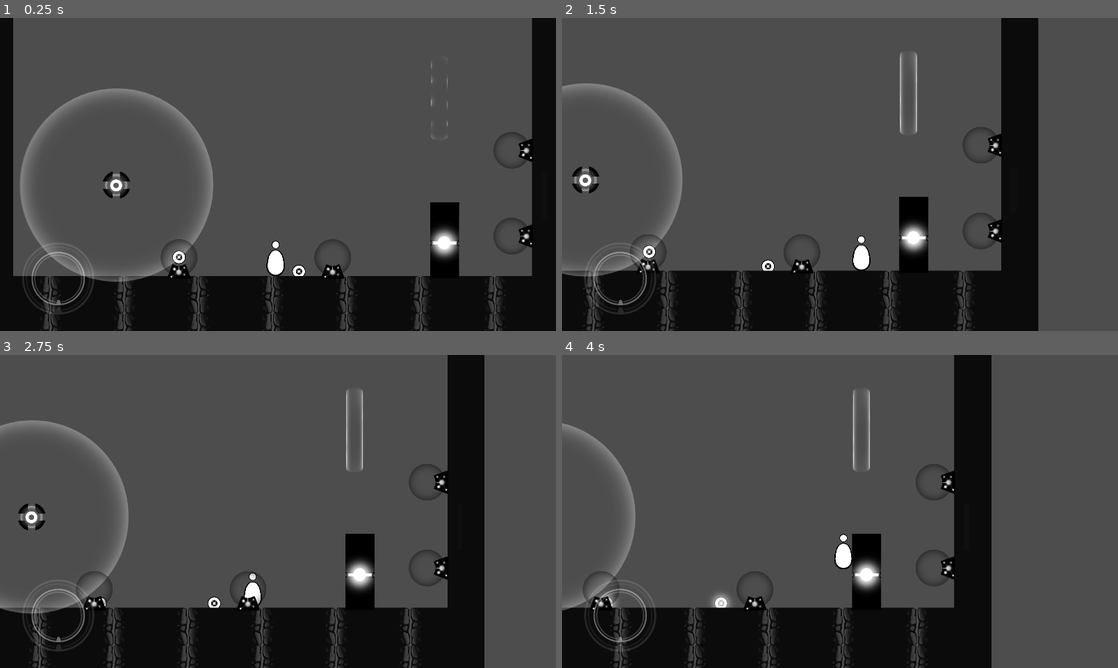
Above: before the commit, frames 1-4 (two rows, left to right).
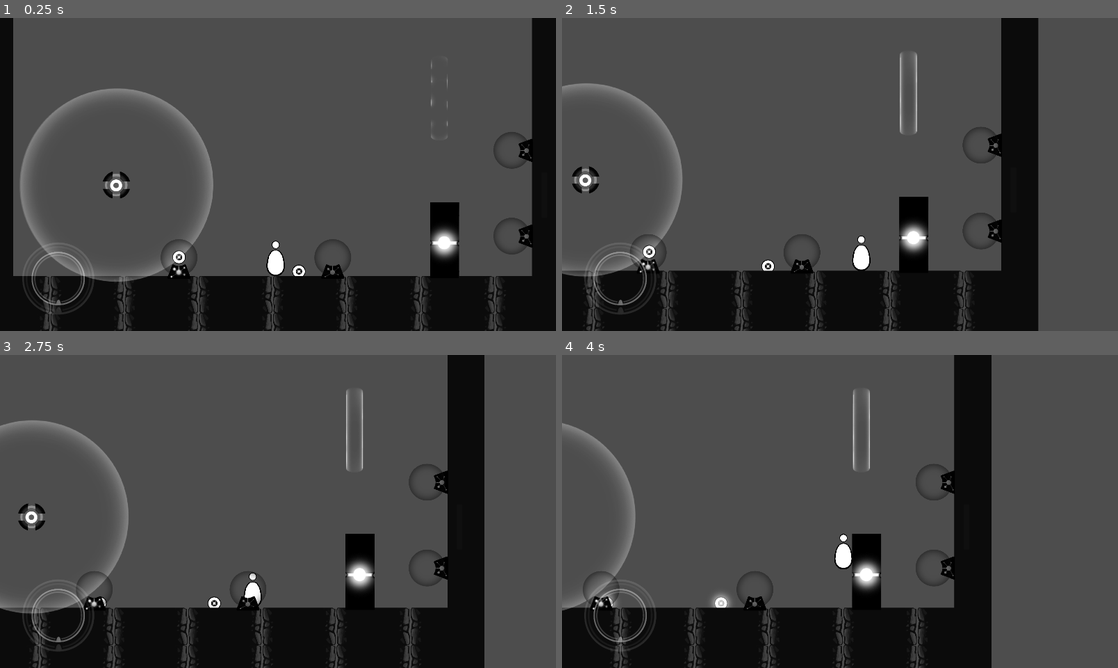
Above: after the commit, the same moments.

Repository: Lukko-Digital/upwell
Game: Godot game, scene res://src/levels/sandbox.tscn
Same seed, same stepped clock (60 frames per second), same inputs: the game is played once before the commit and once after it.
Inputs (mouse positions are in pixels of both pictures, inside the frame that each line leads up to):
- Up to frame 1 (0.25 s): no input
- Up to frame 2 (1.5 s): move the mouse to (962, 158) at 0.52 s; hold E (interact) 0.53-1.28 s; hold D (right) from 0.53 s (still down); click (962, 158) at 0.67 s; tap Space (jump) at 0.77 s; move the mouse to (728, 190) at 1.27 s; tap Shift (orbit) at 1.35 s
- Up to frame 3 (2.75 s): tap Space (jump) at 1.52 s; move the mouse to (333, 442) at 2.02 s; release D (right) at 2.03 s; press the mouse at (333, 442) at 2.03 s; hold A (left) from 2.03 s (still down)
- Up to frame 4 (4 s): move the mouse to (812, 574) at 2.77 s; release A (left) at 2.78 s; release the mouse at (812, 574) at 2.78 s; hold D (right) from 2.78 s (still down); tap E (interact) at 2.85 s; click (812, 574) at 2.92 s; tap Space (jump) at 3.02, 3.77 s; move the mouse to (1006, 558) at 3.52 s; hold Shift (orbit) from 3.53 s (still down)

The runs differ from the first frame. In frame 1, 0.1% of the frame differs, in the area x 58-96%, y 40-84%; in frame 2, 0.1%; in frame 3, 0.1%; in frame 4, 0.1%.

Commit message:
holder with no clicker starts not glowing

Diff:
--- a/src/holder/clicker_holder.gd
+++ b/src/holder/clicker_holder.gd
@@ -63,6 +63,7 @@
 		owned_clicker = instance
 	else:
 		owned_clicker = null
+		holder_sprite.frame = HolderFrames.OFF
 
 	catcher_field.visible = is_catcher
 
